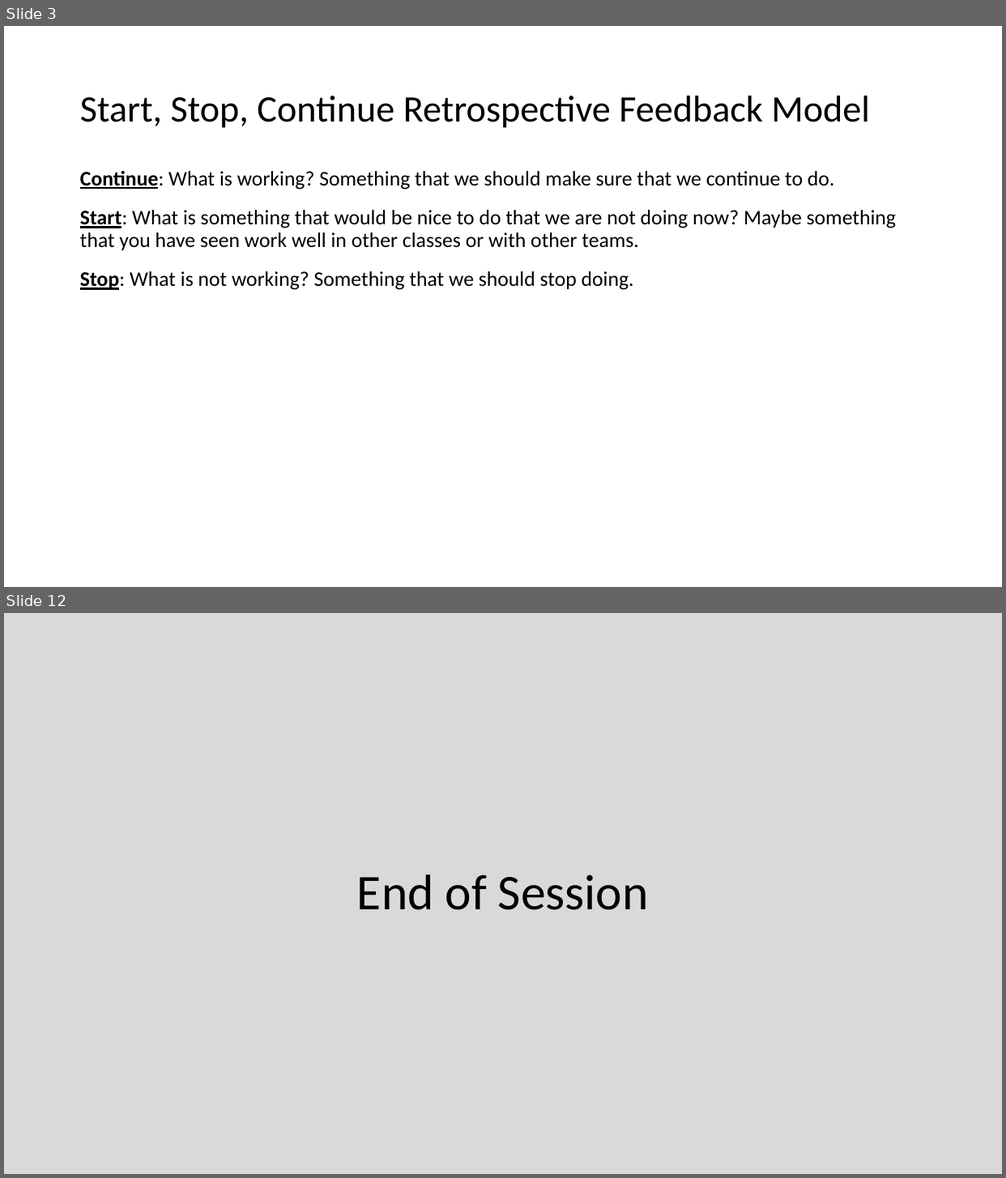
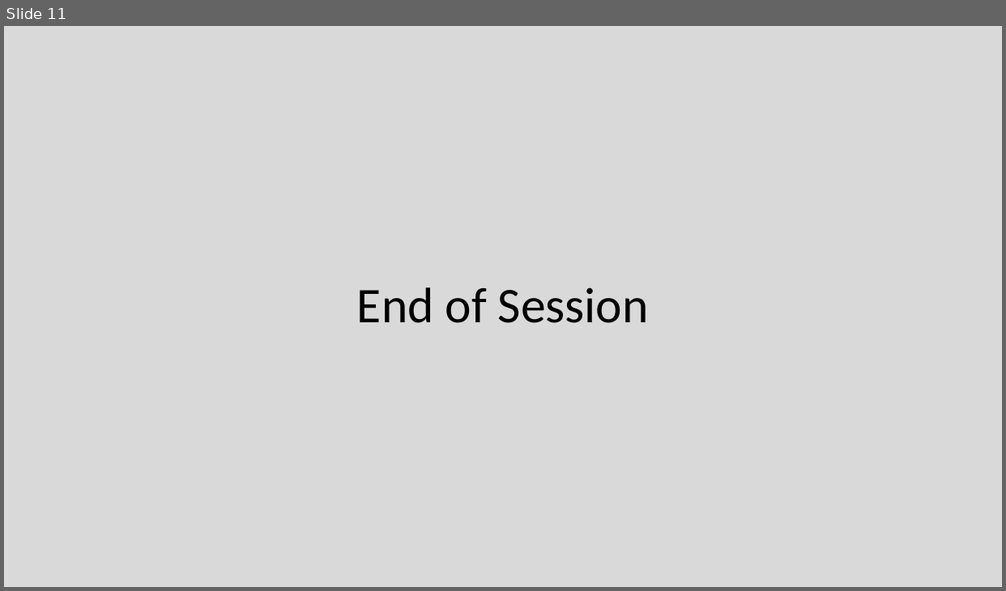
Before and after one commit to EricJPogue/CPSC-24500, a slide deck: lecture-slides/2019-09-06-oop.pptx. Shown one above the other, each under a label of ours: slides 3 and 12 before the commit, slide 11 after it; the slides between them are not shown. The pictures are 1006x1178 and 1006x591 pixels, drawn with LibreOffice and Linux fonts; fonts in the diff are those of the drawing. Boxes give left, top, right and bottom in pixels: in the first picture for what was removed or moved away, otherwise in the second. Text is boxed around its words. In the diff, an @@ line names an element or a change of style, - is before the commit and + after.

```diff
--- a/lecture-slides/2019-09-06-oop.pptx
+++ b/lecture-slides/2019-09-06-oop.pptx
@@ slide 3 removed at (x1=4, y1=26, x2=1002, y2=587), background #FFFFFF @@
@@ title removed at (x1=80, y1=96, x2=870, y2=128) @@
-Start, Stop, Continue Retrospective Feedback Model
@@ text removed at (x1=80, y1=171, x2=896, y2=290) @@
-Continue: What is working? Something that we should make sure that we continue to do.
-Start: What is something that would be nice to do that we are not doing now? Maybe something that you have seen work well in other classes or with other teams.
-Stop: What is not working? Something that we should stop doing.
@@ what was slide 12 is now slide 11 @@
```
Also in this commit, not shown: 4 slides changed, 6 slides added, 9 other slides removed, 1 other file.
